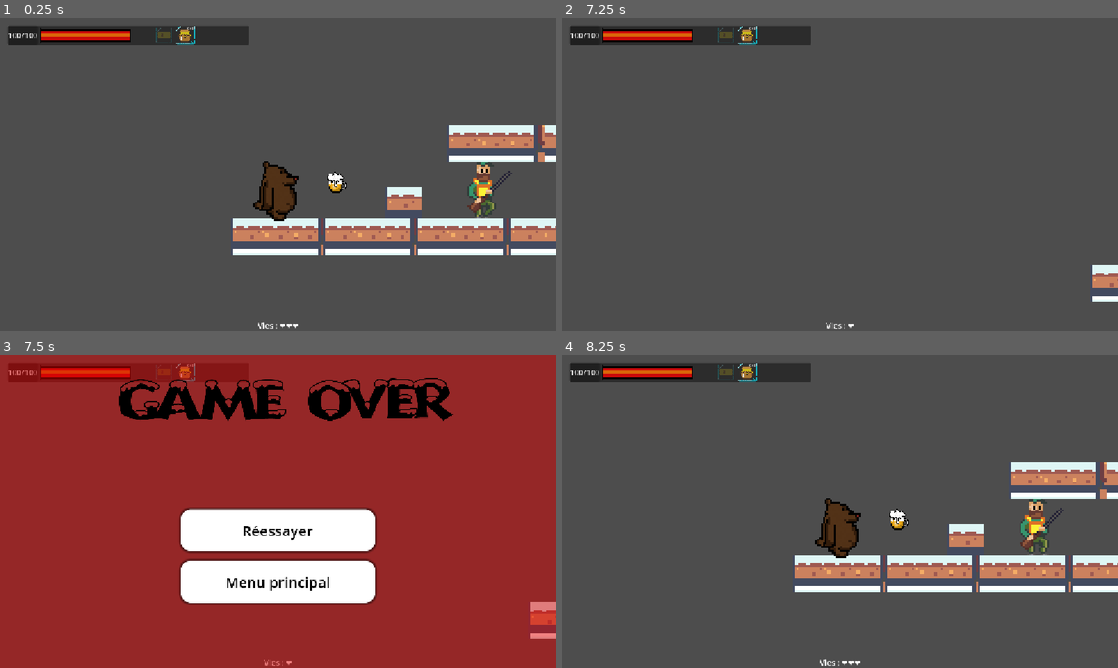
Above: before the commit, frames 1-4 (two rows, left to right).
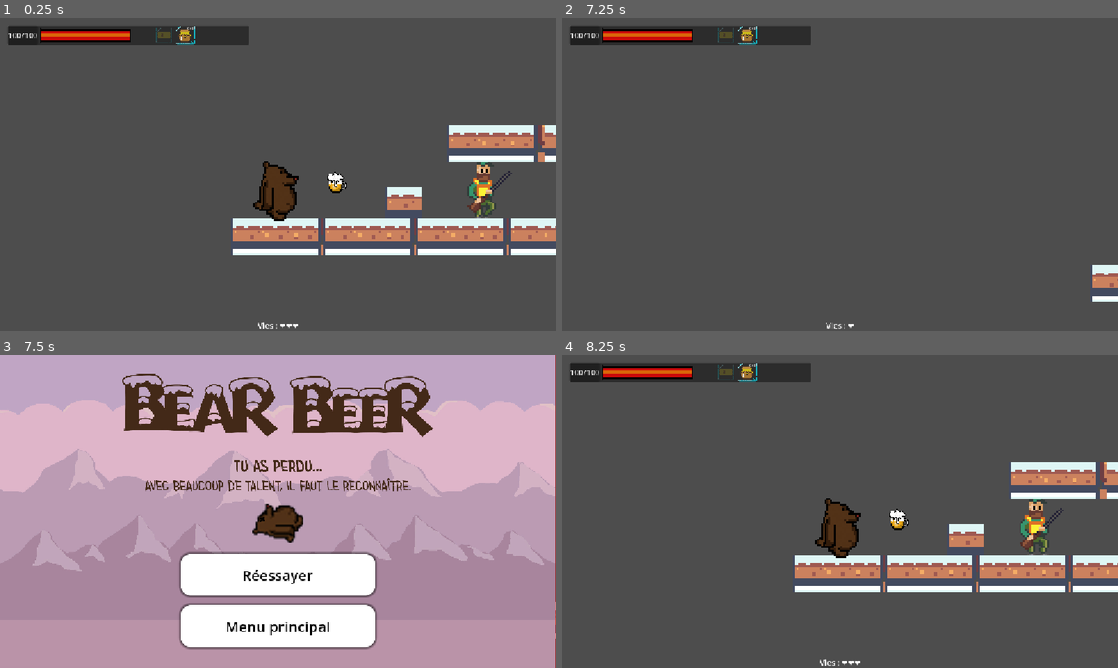
Above: after the commit, the same moments.

Repository: Oozudex/GameJam-BearBeer
Game: Godot game, scene res://Scene/game.tscn
Two runs of this game, one before a commit and one after it. Both use one fixed random seed, a clock stepped at 60 frames per second and the inputs below. This scene is started directly instead of the project's main scene.
Inputs:
- Up to frame 1 (0.25 s): no input
- Up to frame 2 (7.25 s): hold Right (ui_right) 0.53-2.03 s; tap Space (jump) at 0.77, 1.52, 3.02, 3.77, 4.52, 6.02, 6.77 s; hold Left (ui_left) 2.03-2.78 s; hold Right (ui_right) 2.78-4.28 s; hold Left (ui_left) 4.28-5.03 s; hold Right (ui_right) 5.03-5.78 s; hold Left (ui_left) from 5.78 s (still down)
- Up to frame 3 (7.5 s): release Left (ui_left) at 7.28 s; hold Right (ui_right) from 7.28 s (still down)
- Up to frame 4 (8.25 s): tap Space (jump) at 7.52 s; release Right (ui_right) at 8 s; click "Réessayer" at 8 s

Frames 1-2 are identical in both runs. In frame 3, 97% of the frame differs, in the area x 0-100%, y 0-100%; in frame 4, nothing differs.

Commit message:
Changement ecran game over

Diff:
--- a/Scene/death_screen.tscn
+++ b/Scene/death_screen.tscn
@@ -1,7 +1,7 @@
 [gd_scene load_steps=7 format=3 uid="uid://c83ktepmn1uxo"]
 
 [ext_resource type="Script" uid="uid://ck32mi7tgxw77" path="res://scripts/death_screen.gd" id="1_elwbp"]
-[ext_resource type="Texture2D" uid="uid://bgg0rdv4u1pfq" path="res://assets/gameover.png" id="2_ru38t"]
+[ext_resource type="Texture2D" uid="uid://26joopaex15u" path="res://assets/perdu.jpg" id="2_ru38t"]
 
 [sub_resource type="StyleBoxFlat" id="StyleBoxFlat_ru38t"]
 bg_color = Color(11.708403, 11.708403, 11.708403, 1)
@@ -47,12 +47,12 @@
 anchors_preset = 5
 anchor_left = 0.5
 anchor_right = 0.5
-offset_left = -368.0
-offset_top = -158.0
-offset_right = 823.0
-offset_bottom = 1526.0
+offset_left = -576.0
+offset_top = 1.5377998e-05
+offset_right = 1344.0
+offset_bottom = 1684.0
 grow_horizontal = 2
-scale = Vector2(0.64624745, 0.55768406)
+scale = Vector2(0.5989735, 0.38553584)
 texture = ExtResource("2_ru38t")
 
 [node name="Center" type="Control" parent="Overlay"]
@@ -78,9 +78,9 @@
 anchor_right = 0.5
 anchor_bottom = 0.5
 offset_left = -201.0
-offset_top = -96.5
+offset_top = -4.0
 offset_right = 201.0
-offset_bottom = 96.5
+offset_bottom = 189.0
 grow_horizontal = 2
 grow_vertical = 2
 theme_override_constants/separation = 20
Binary file removed: assets/gameover.png
Binary file added: assets/perdu.jpg
Not shown, changed: assets/perdu.jpg.import
